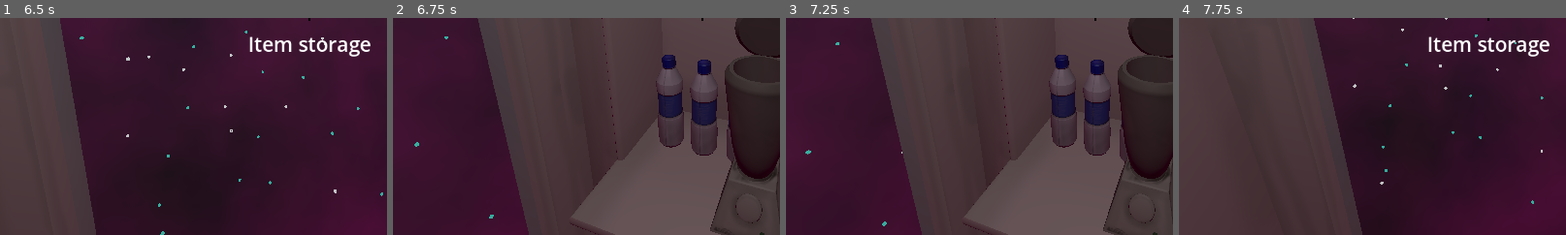
Above: before the commit, frames 1-4 (left to right).
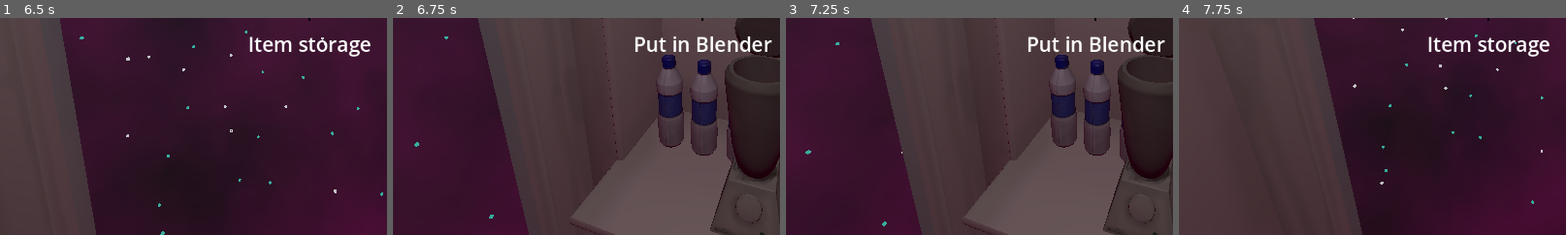
Above: after the commit, the same moments.

Repository: kettle-game-studio/unlimited-space-shawarma
Game: Godot game, scene res://assets/scenes/main_scene.tscn
Same seed, same stepped clock (60 frames per second), same inputs: the game is played once before the commit and once after it.
Inputs (mouse positions are % of the whole screen's width and height, from its top left):
- Up to frame 1 (6.5 s): move the mouse to (72, 45) at 0.52 s; click (72, 45) at 0.6 s; move the mouse to (45, 50) at 1.27 s; click (45, 50) at 1.35 s; move the mouse to (52, 48) at 2.02 s; click (52, 48) at 2.1 s; move the mouse to (49, 52) at 2.77 s; click (49, 52) at 2.85 s; move the mouse to (57, 51) at 3.52 s; click (57, 51) at 3.6 s; tap Enter at 4.25 s; move the mouse to (42, 49) at 4.27 s; click (42, 49) at 4.35 s; move the mouse to (51, 50) at 5.02 s; click (51, 50) at 5.1 s; move the mouse to (46, 48) at 5.77 s; click (46, 48) at 5.85 s
- Up to frame 2 (6.75 s): move the mouse to (55, 50) at 6.52 s; click (55, 50) at 6.6 s
- Up to frame 3 (7.25 s): no input
- Up to frame 4 (7.75 s): move the mouse to (45, 50) at 7.27 s; click (45, 50) at 7.35 s
The pictures show only the part of the screen within x 10-60%, y 50-100%; the shares and areas given below are measured in that part.

Frame 1 is identical in both runs. In frame 2, 1.1% of the frame differs, in the area x 62-98%, y 8-16%; in frame 3, 1.1%; in frame 4, nothing differs.

Commit message:
Fix item swaps

Diff:
--- a/assets/prefabs/machines/blender.tscn
+++ b/assets/prefabs/machines/blender.tscn
@@ -65,9 +65,6 @@
 parameters/conditions/is_working = false
 parameters/conditions/not_working = false
 
-[node name="ItemInMachine" parent="Blender" instance=ExtResource("6_0flkr")]
-transform = Transform3D(1, 0, 0, 0, 1, 0, 0, 0, 1, -0.142898, 2.53223, 0)
-
 [node name="Area3D" type="Area3D" parent="Blender" node_paths=PackedStringArray("hint_source")]
 transform = Transform3D(1, -4.11751e-15, 3.55271e-15, -4.11751e-15, 1, 0, 0, 0, 1, 0, 0, 0)
 script = ExtResource("7_hp2mf")
@@ -81,8 +78,11 @@
 transform = Transform3D(1, 0, 0, 0, 1, 0, 0, 0, 1, 0, 0.498484, 0)
 shape = SubResource("BoxShape3D_iwu44")
 
+[node name="ItemInMachine" parent="Blender" instance=ExtResource("6_0flkr")]
+transform = Transform3D(1.42857, 0, 0, 0, 1.42857, 0, 0, 0, 1.42857, -0.142898, 2.53223, 0)
+
+[connection signal="activated" from="Blender/Area3D" to="." method="_activated"]
 [connection signal="picked" from="Blender/ItemInMachine" to="." method="_item_picked"]
 [connection signal="placed" from="Blender/ItemInMachine" to="." method="_item_placed"]
-[connection signal="activated" from="Blender/Area3D" to="." method="_activated"]
 
 [editable path="Blender"]
--- a/assets/scripts/blender.gd
+++ b/assets/scripts/blender.gd
@@ -28,7 +28,7 @@
 		var scale = 1 - time_left / time_to_finish
 		progress_bar.value = scale * 100
 
-func _item_placed(Item):
+func _item_placed(item: Item):
 	state = State.HAS_INGREDIENT
 	item_in_machine.set_activatable(false)
 
--- a/assets/scripts/growable_item.gd
+++ b/assets/scripts/growable_item.gd
@@ -21,6 +21,9 @@
 func scale_fruit(sc: float) -> void:
 	self.scale = Vector3(sc, sc, sc)
 
+func can_take_item(player: Player) -> bool:
+	return player.item_manager.item_in_hand == null
+
 func picked():
 	is_picked = true
 	fruit.disconnect("picked", self.picked)
--- a/assets/scripts/item.gd
+++ b/assets/scripts/item.gd
@@ -15,21 +15,29 @@
 	var parent = self.get_parent()
 	var trans = self.transform
 
-	self.global_transform.origin = node.global_transform.origin
+	#self.global_transform.origin = node.global_transform.origin
 	self.reparent(node, true)
+	self.transform = Transform3D()
 
 	if other != null:
 		other.go_to(parent)
-		other.transform = trans
+		# other.transform = trans
+		if parent.has_method("on_item_swap"):
+			parent.on_item_swap(other)
 	elif parent is FloatingItemLocation:
 		parent.queue_free()
 
 func _activated(player: Player):
+	var parent = self.get_parent()
+	if parent.has_method("can_take_item") and !parent.can_take_item(player):
+		return
+
+	picked.emit()
+
 	var hand = player.item_manager.hand
 	go_to(hand, player.item_manager.item_in_hand)
 	self.transform = Transform3D()
 	player.item_manager.item_in_hand = self
-	picked.emit()
 
 func get_hint(_player: Player) -> String:
 	return "Take %s" % item_name
--- a/assets/scripts/item_in_machine.gd
+++ b/assets/scripts/item_in_machine.gd
@@ -25,6 +25,9 @@
 	item.disconnect("picked", self._item_picked)
 	item = null
 
+func on_item_swap(new_item: Item):
+	place_item(new_item)
+
 func scale_item(sc: float) -> void:
 	self.scale = Vector3(sc, sc, sc)
 
@@ -35,11 +38,13 @@
 
 	player_item.go_to(self, item)
 
-	player_item.connect("picked", self._item_picked)
+	place_item(player_item)
 
-	item = player_item
 	player.item_manager.item_in_hand = null
 
+func place_item(new_item: Item) -> void:
+	new_item.connect("picked", self._item_picked)
+	item = new_item
 	placed.emit(item)
 
 func get_hint(_player: Player) -> String:
--- a/assets/scripts/machine_spawner.gd
+++ b/assets/scripts/machine_spawner.gd
@@ -18,6 +18,5 @@
 	var item = player.item_manager.item_in_hand
 	if item && item is MachineItem:
 		machine = item.machine.instantiate()
-		print(spawn_point)
 		spawn_point.add_child(machine)
 		player.item_manager.destroy_current_item()
